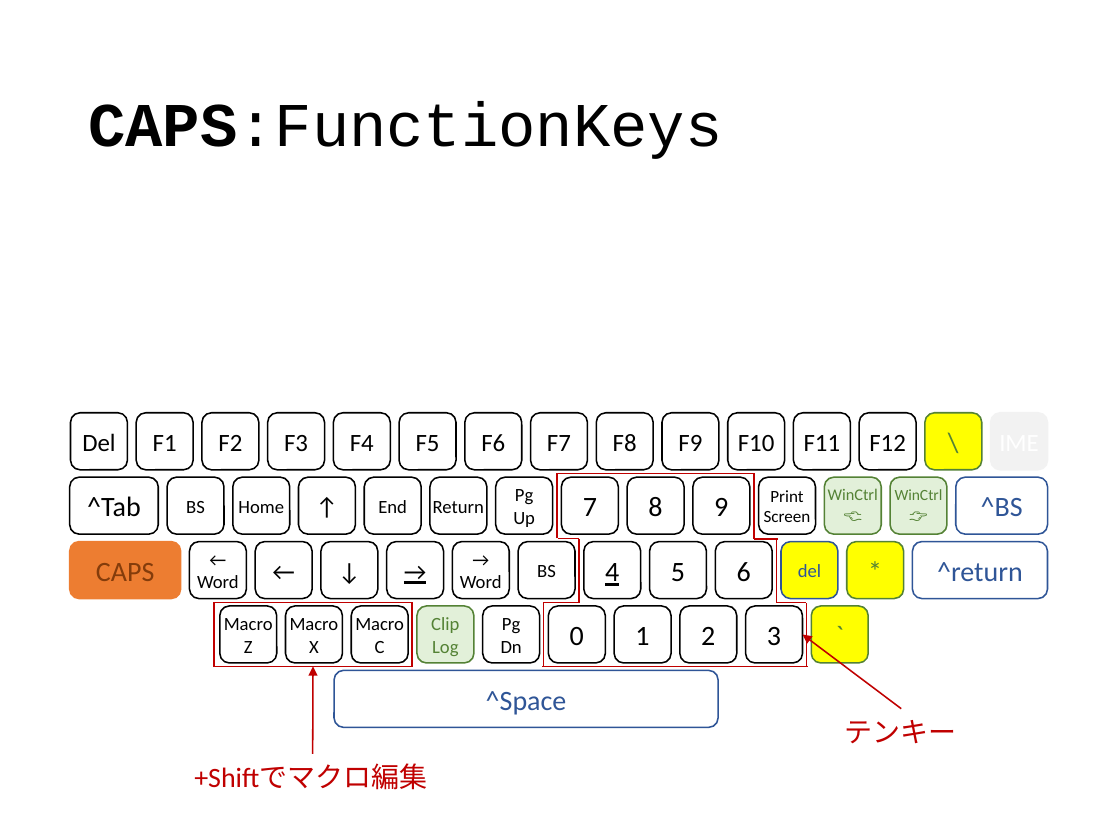
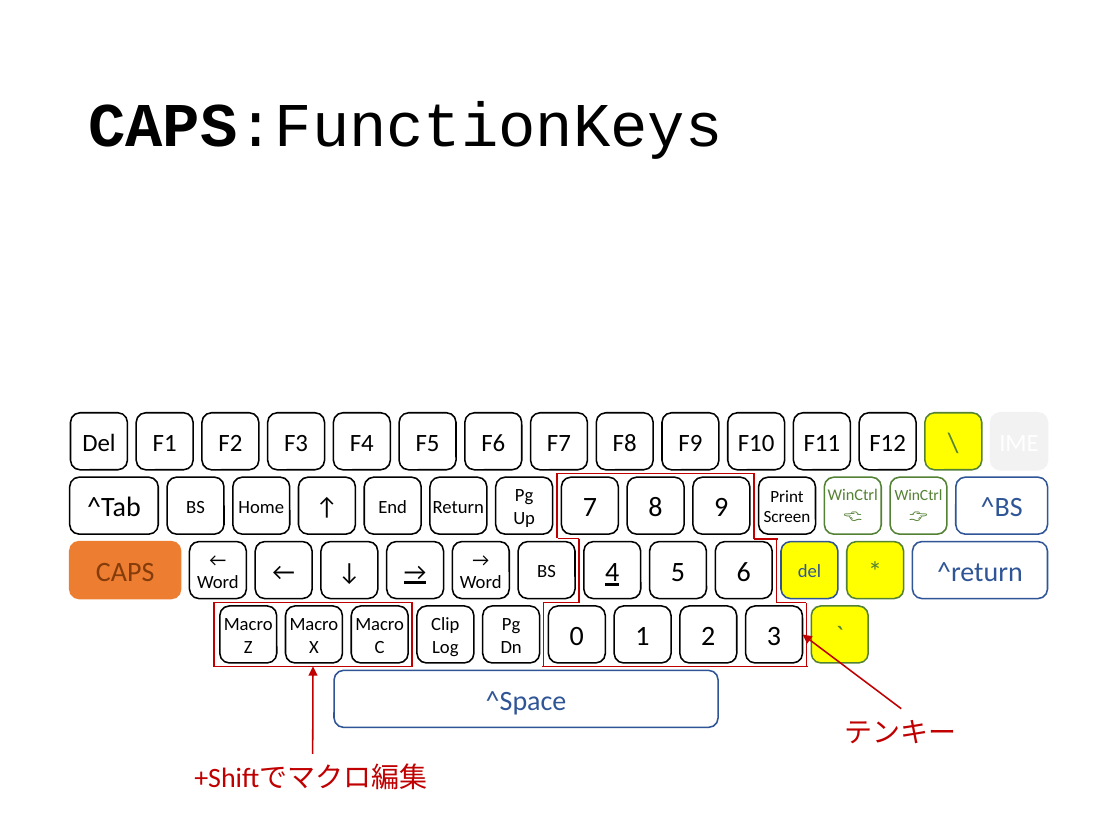
Before and after one commit to ittooo66/myAHK, a slide deck: slide 4 of MANUAL.pptx. Drawn at 1120x840 pixels with LibreOffice and Linux fonts; fonts in the diff are those of the drawing. Boxes give left, top, right and bottom in pixels: in the first picture for what was removed or moved away, otherwise in the second. Text is boxed around its words. In the diff, an @@ line names an element or a change of style, - is before the commit and + after.

```diff
--- a/MANUAL.pptx
+++ b/MANUAL.pptx
@@ rounded rectangle "WinCtrl" at (x1=824, y1=477, x2=881, y2=534): fill #E2F0D9 to none @@
@@ rounded rectangle "WinCtrl" at (x1=890, y1=477, x2=948, y2=534): fill #E2F0D9 to none @@
@@ rounded rectangle "Clip" at (x1=417, y1=606, x2=474, y2=663): text colour #548235 to #000000; fill #E2F0D9 to none; outline #548235 1 pt to #000000 1 pt @@
```
Also in this commit, not shown: 6 other slides changed.
